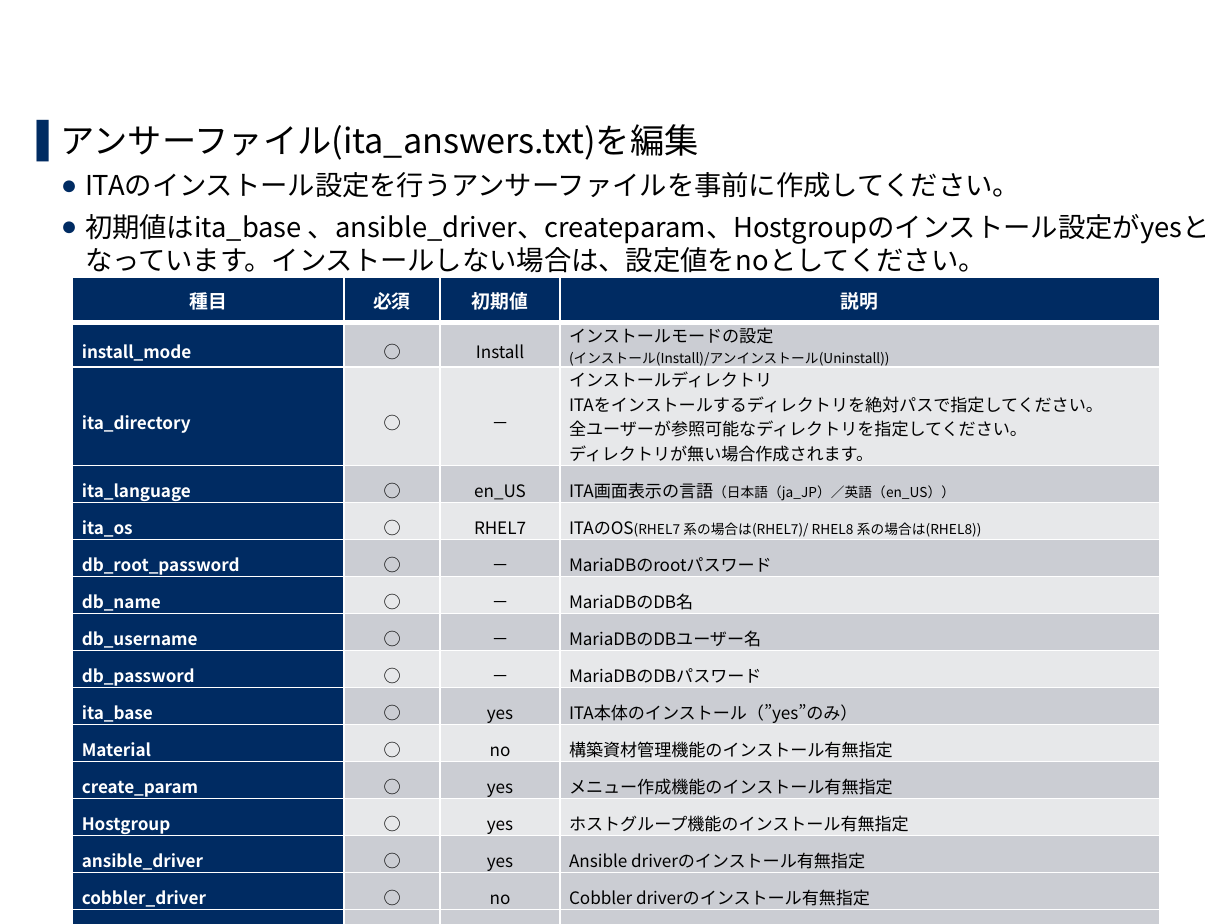
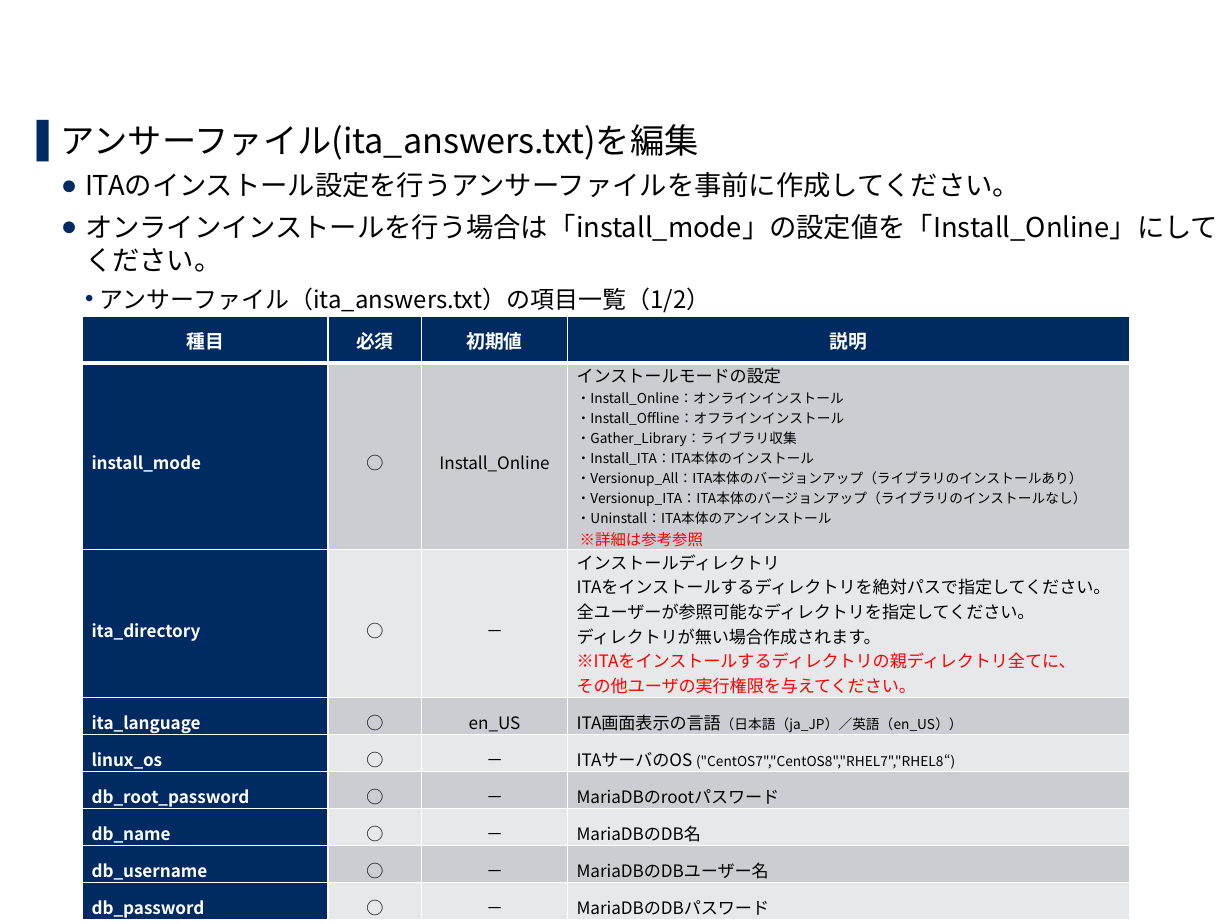
Before and after one commit to exastro-suite/it-automation-docs, a slide deck: slide 15 of asset/Learn_ja/ITA-online-install_ja.pptx (slide 16 before the commit). Drawn at 1232x924 pixels with LibreOffice and Linux fonts; fonts in the diff are those of the drawing; background and template pictures are left out. Boxes give left, top, right and bottom in pixels: in the first picture for what was removed or moved away, otherwise in the second. Text is boxed around its words. In the diff, an @@ line names an element or a change of style, - is before the commit and + after.

```diff
--- a/asset/Learn_ja/ITA-online-install_ja.pptx
+++ b/asset/Learn_ja/ITA-online-install_ja.pptx
@@ text at (85,214,1218,313): text changed @@
-  ● 初期値はita_base 、ansible_driver、createparam、Hostgroupのインストール設定がyesとなっています。インストールしない場合は、設定値をnoとしてください。
+  ● オンラインインストールを行う場合は「install_mode」の設定値を「Install_Online」にしてください。
+    • アンサーファイル（ita_answers.txt）の項目一覧（1/2）
@@ table at (83,317,1131,924) @@
-row 2, column 3: Install
+row 2, column 3: Install_Online
-row 2, column 4: インストールモードの設定 / (インストール(Install)/アンインストール(Uninstall))
+row 2, column 4: インストールモードの設定 / ・Install_Online：オンラインインストール / ・Install_Offline：オフラインインストール / ・Gather_Library：ライブラリ収集 / ・Install_ITA：ITA本体のインストール / ・Versionup_All：ITA本体のバージョンアップ（ライブラリのインストールあり） / ・Versionup_ITA：ITA本体のバージョンアップ（ライブラリのインストールなし） / ・Uninstall：ITA本体のアンインストール / ※詳細は参考参照
-row 3, column 4: インストールディレクトリ / ITAをインストールするディレクトリを絶対パスで指定してください。 / 全ユーザーが参照可能なディレクトリを指定してください。 / ディレクトリが無い場合作成されます。
+row 3, column 4: インストールディレクトリ / ITAをインストールするディレクトリを絶対パスで指定してください。 / 全ユーザーが参照可能なディレクトリを指定してください。 / ディレクトリが無い場合作成されます。 / ※ITAをインストールするディレクトリの親ディレクトリ全てに、 / その他ユーザの実行権限を与えてください。
-row 5: ita_os | ○ | RHEL7 | ITAのOS(RHEL7 系の場合は(RHEL7)/ RHEL8 系の場合は(RHEL8))
+row 5: linux_os | ○ | － | ITAサーバのOS ("CentOS7","CentOS8","RHEL7","RHEL8“)
-row 10: ita_base | ○ | yes | ITA本体のインストール（”yes”のみ）
-row 11: Material | ○ | no | 構築資材管理機能のインストール有無指定
-row 12: create_param | ○ | yes | メニュー作成機能のインストール有無指定
-row 13: Hostgroup | ○ | yes | ホストグループ機能のインストール有無指定
-row 14: ansible_driver | ○ | yes | Ansible driverのインストール有無指定
-row 15: cobbler_driver | ○ | no | Cobbler driverのインストール有無指定
-row 16: openstack_driver | ○ | no | OpenStack driverのインストール有無指定
-row 17: terraform_driver | ○ | no | Terraform driverのインストール有無指定
@@ table: place and size @@
-table at (73,277,1159,914)
+table at (83,317,1131,924)
@@ page number at (1121,890,1214,919): text changed @@
-16
+15
```
Also in this commit, not shown: 16 other slides changed, 6 slides added, 3 slides removed, 14 other files.
